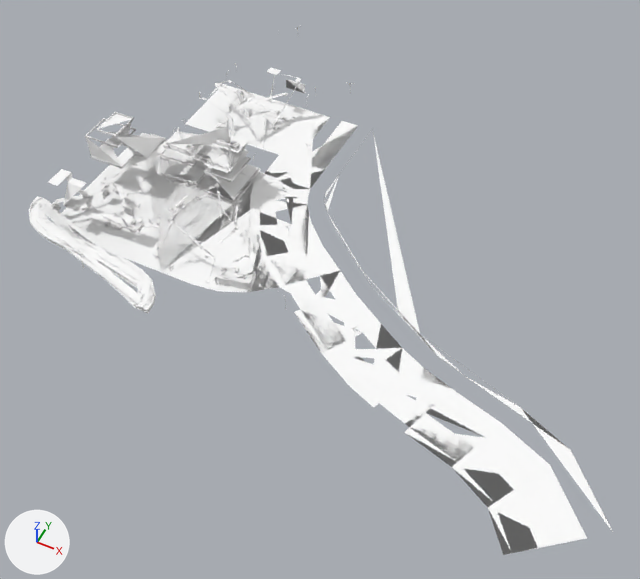
The glTF model models/street_island2_11.glb as it was, and as the next commit left it.
Rendered twice from a camera (50 mm lens) standing at (213.0, -75.0, 366.0) and looking at (62.0, 227.0, -11.0). Lighting does not change. The marker at lower left points along +X, +Y and +Z. The older version comes first.

Names of what the first picture shows: 'seg_1017', 'seg_405', 'seg_416', 'seg_429', 'seg_570', 'seg_609', 'seg_711', 'seg_817', 'seg_826', 'seg_934', 'seg_973', 'seg_999' and 22 more.
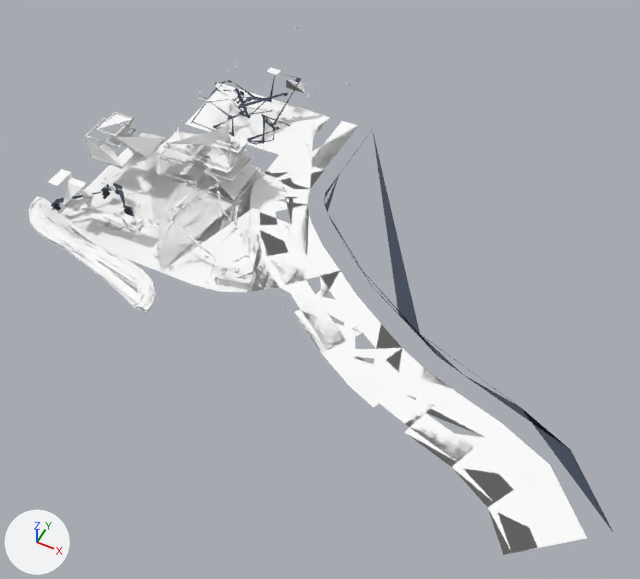
Where the change shows, as pixel boxes [x1, y1, x2, y2] in the pictures (640 x 579 px):
'seg_1017', recoloured
    both: [324, 134, 613, 532]
'seg_999', recoloured
    both: [191, 74, 301, 145]
'seg_934', recoloured
    both: [51, 183, 134, 216]

Edits to the bpy script that builds the scene:
```text
Add mat_dark:
    mat_dark = principled_material('__dark')
    mat_dark.base_color = (0.055, 0.07, 0.1)  # greyish blue #424b59
    mat_dark.roughness = 1.0
Change me_seg_934:
    where me_seg_934.from_pydata(...)  # 1298 vertices, 3149 faces; spans x -99.6..-56.5, y 197.9..231.2, z 3.6..11.8
    remove me_seg_934.materials.append(mat_gc_z1_props_rooftop_alpha_bakegroup_island2_a0_2x)  # white #ffffff
    add me_seg_934.materials.append(mat_dark)  # greyish blue #424b59
Change me_seg_999:
    where me_seg_999.from_pydata(...)  # 184 vertices, 182 faces; spans x -79.8..-16.4, y 312.1..360.2, z 0.0..25.0
    remove me_seg_999.materials.append(mat_gc_z1_props_rooftop_alpha_bakegroup_island2_b0_2x)  # white #ffffff
    add me_seg_999.materials.append(mat_dark)  # greyish blue #424b59
Change me_seg_1017:
    where me_seg_1017.from_pydata(...)  # 34 vertices, 60 faces; spans x 34.0..247.0, y 147.0..360.0, z 0.0..1.0
    remove me_seg_1017.materials.append(mat_gc_z1_props_street_alpha_bakegroup_island2_roads0_2x)  # white #ffffff
    add me_seg_1017.materials.append(mat_dark)  # greyish blue #424b59
```
